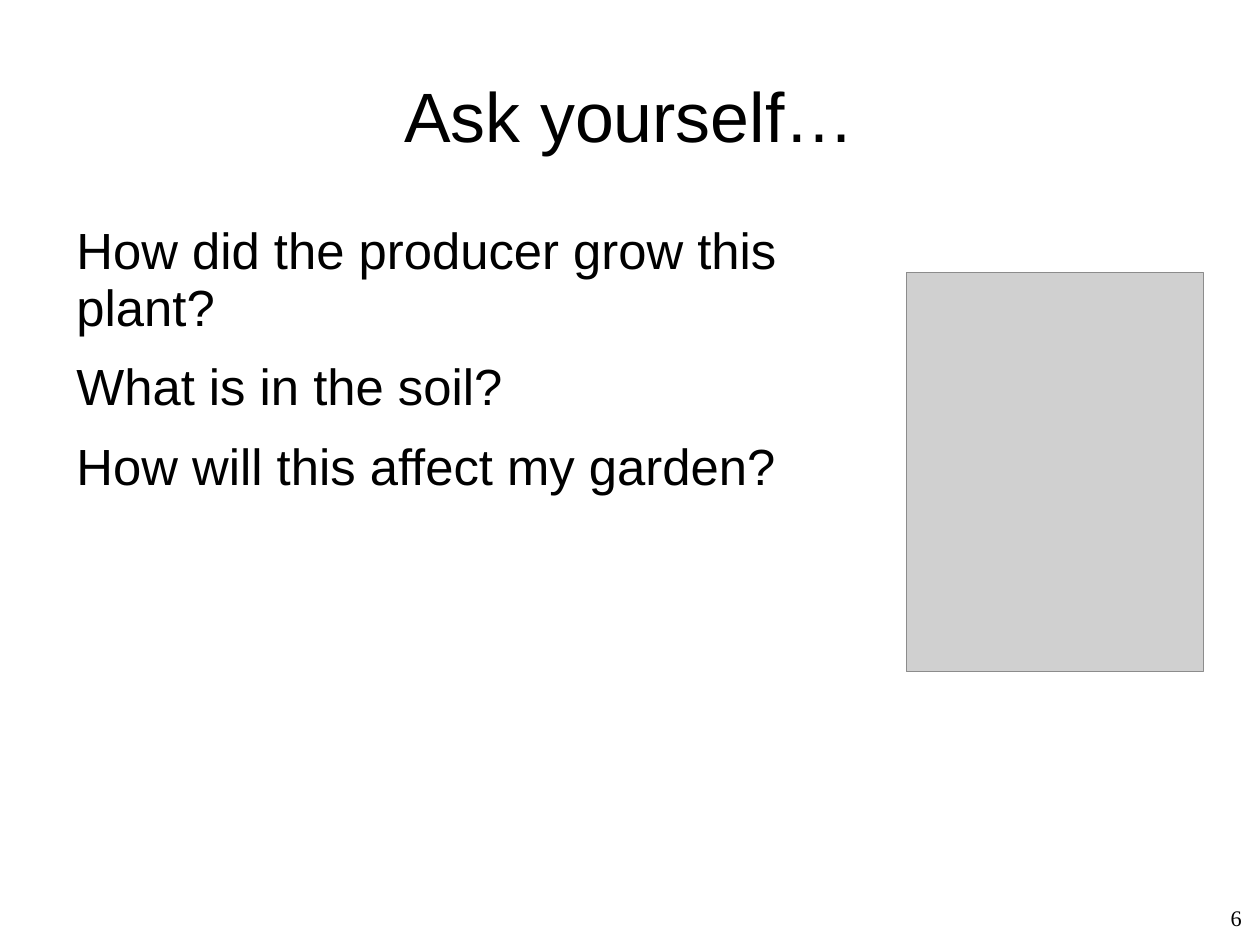
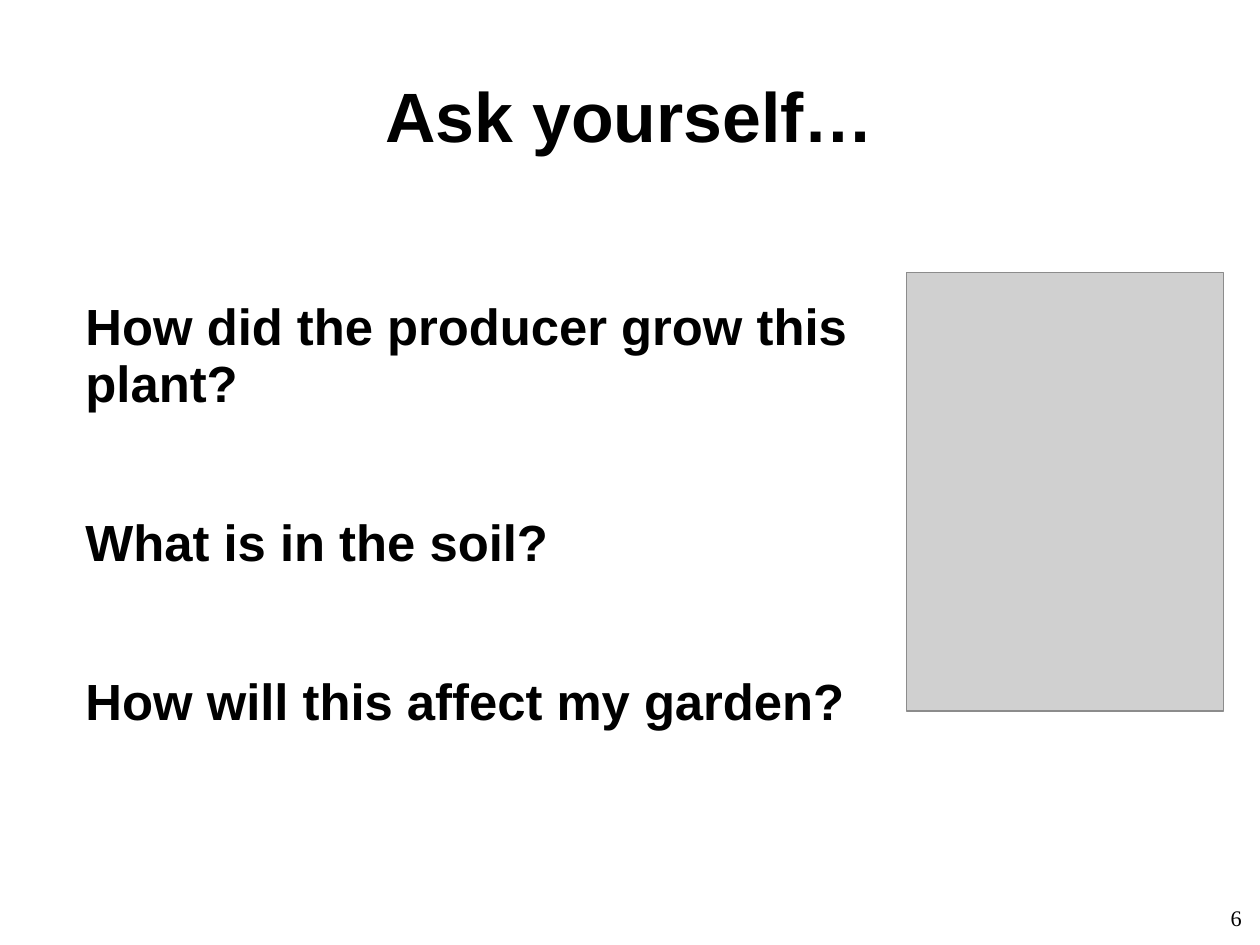
Before and after one commit to Whiteat/Hackathon2019, a slide deck: slide 6 of Presentation.ppt. Drawn at 1260x945 pixels with LibreOffice and Linux fonts; fonts in the diff are those of the drawing; grey boxes stand for pictures; background and template pictures are left out. Boxes give left, top, right and bottom in pixels: in the first picture for what was removed or moved away, otherwise in the second. Text is boxed around its words. In the diff, an @@ line names an element or a change of style, - is before the commit and + after.

Commit message:
Adjusted presentation.

```diff
--- a/Presentation.ppt
+++ b/Presentation.ppt
@@ text "Ask yourself…" at (385,91,873,155): bold on @@
@@ text "How did the producer grow ..." at (85,308,847,730): bold on @@
@@ text "How did the producer grow ...": place and size @@
-text "How did the producer grow ..." at (76,232,776,495)
+text "How did the producer grow ..." at (85,308,847,730)
@@ picture: place and size @@
-picture at (907,273,1204,672)
+picture at (907,273,1225,711)
```
